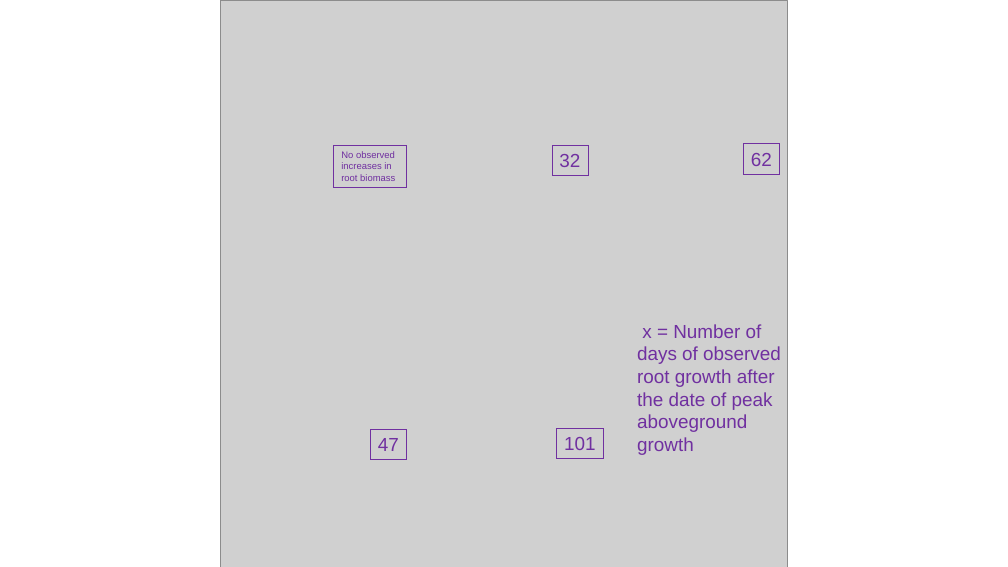
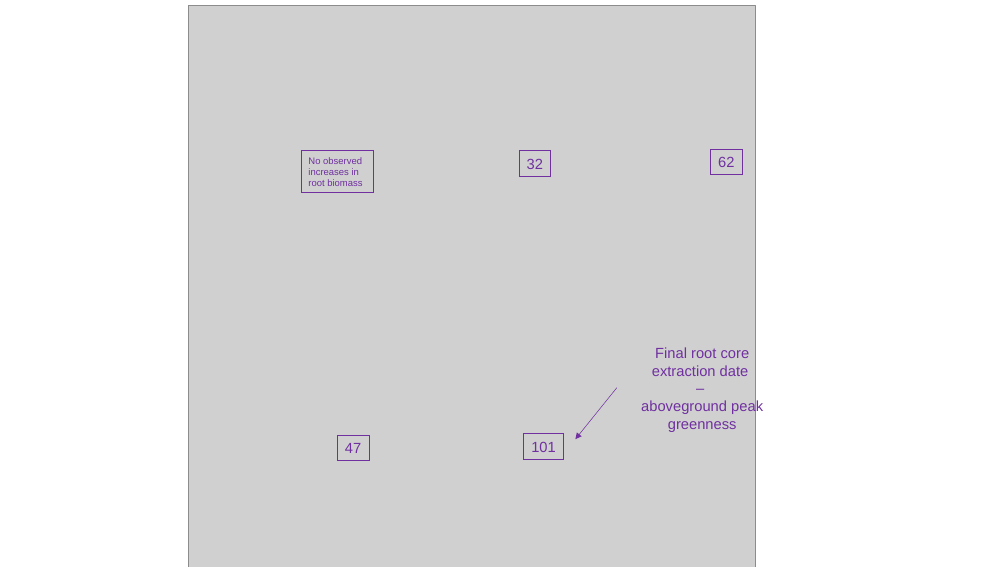
Before and after one commit to EliseGallois/Above_v_Below_Phenology, a slide deck: slide 3 of figures/fig2.pptx. Drawn at 1008x567 pixels with LibreOffice and Linux fonts; fonts in the diff are those of the drawing; grey boxes stand for pictures. Boxes give left, top, right and bottom in pixels: in the first picture for what was removed or moved away, otherwise in the second. Text is boxed around its words. In the diff, an @@ line names an element or a change of style, - is before the commit and + after.

```diff
--- a/figures/fig2.pptx
+++ b/figures/fig2.pptx
@@ picture: place and size @@
-picture at bbox=[221, 0, 788, 567]
+picture at bbox=[188, 5, 755, 567]
@@ rectangle "No observed increases in root ...": place and size @@
-rectangle "No observed increases in root ..." at bbox=[334, 145, 407, 188]
+rectangle "No observed increases in root ..." at bbox=[301, 151, 374, 194]
@@ rectangle "32": place and size @@
-rectangle "32" at bbox=[552, 145, 588, 175]
+rectangle "32" at bbox=[520, 151, 551, 177]
@@ rectangle "62": place and size @@
-rectangle "62" at bbox=[743, 144, 780, 174]
+rectangle "62" at bbox=[711, 150, 743, 175]
@@ text at bbox=[641, 347, 763, 432]: text changed; size 18 to 14 pt @@
-x = Number of days of observed root growth after the date of peak aboveground growth
+Final root core extraction date
+–
+aboveground peak greenness
@@ arrow added from (617, 388) to (575, 439), #7030A0 0.5 pt @@
@@ rectangle "47": place and size @@
-rectangle "47" at bbox=[371, 430, 407, 460]
+rectangle "47" at bbox=[337, 435, 369, 461]
@@ size 18 to 14 pt in 4 elements at bbox=[337, 435, 369, 461], bbox=[520, 151, 551, 177], bbox=[711, 150, 743, 175], bbox=[524, 434, 564, 460] @@
@@ rectangle "101": place and size @@
-rectangle "101" at bbox=[557, 429, 603, 459]
+rectangle "101" at bbox=[524, 434, 564, 460]
```
Also in this commit, not shown: 6 other files.
